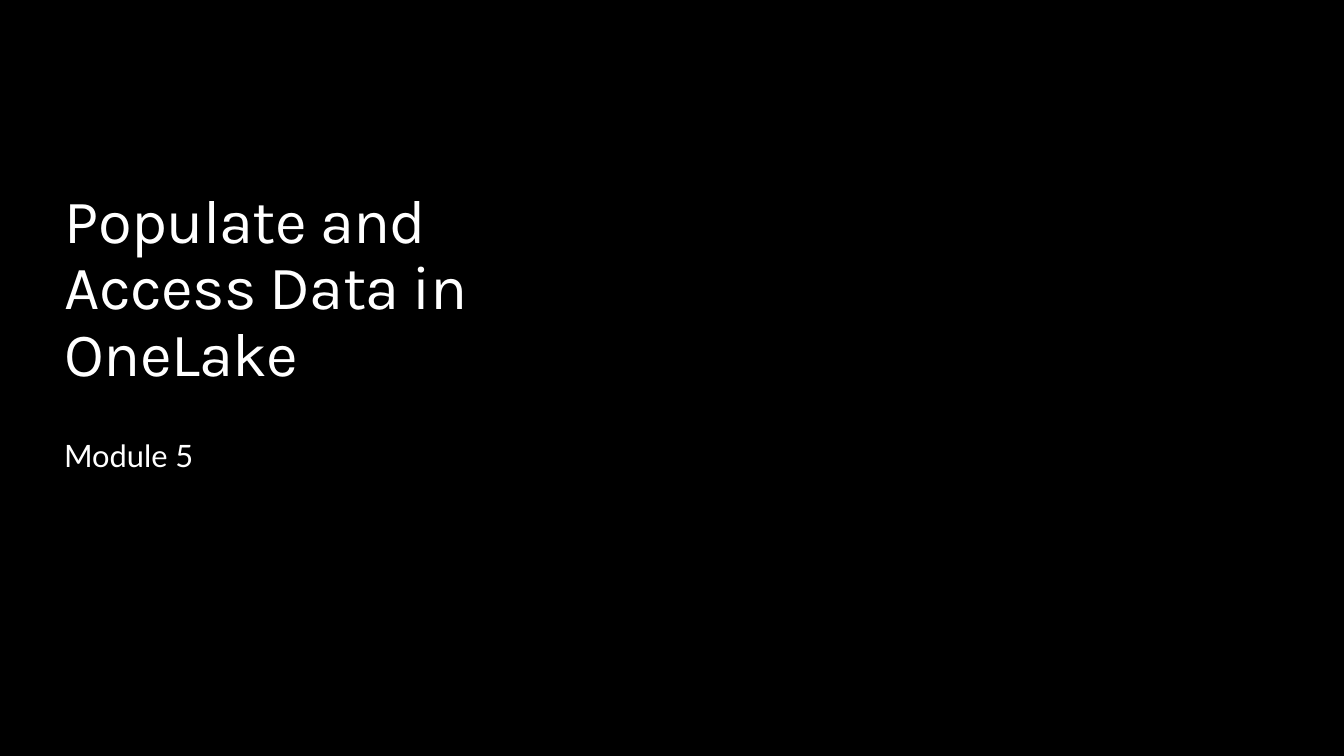
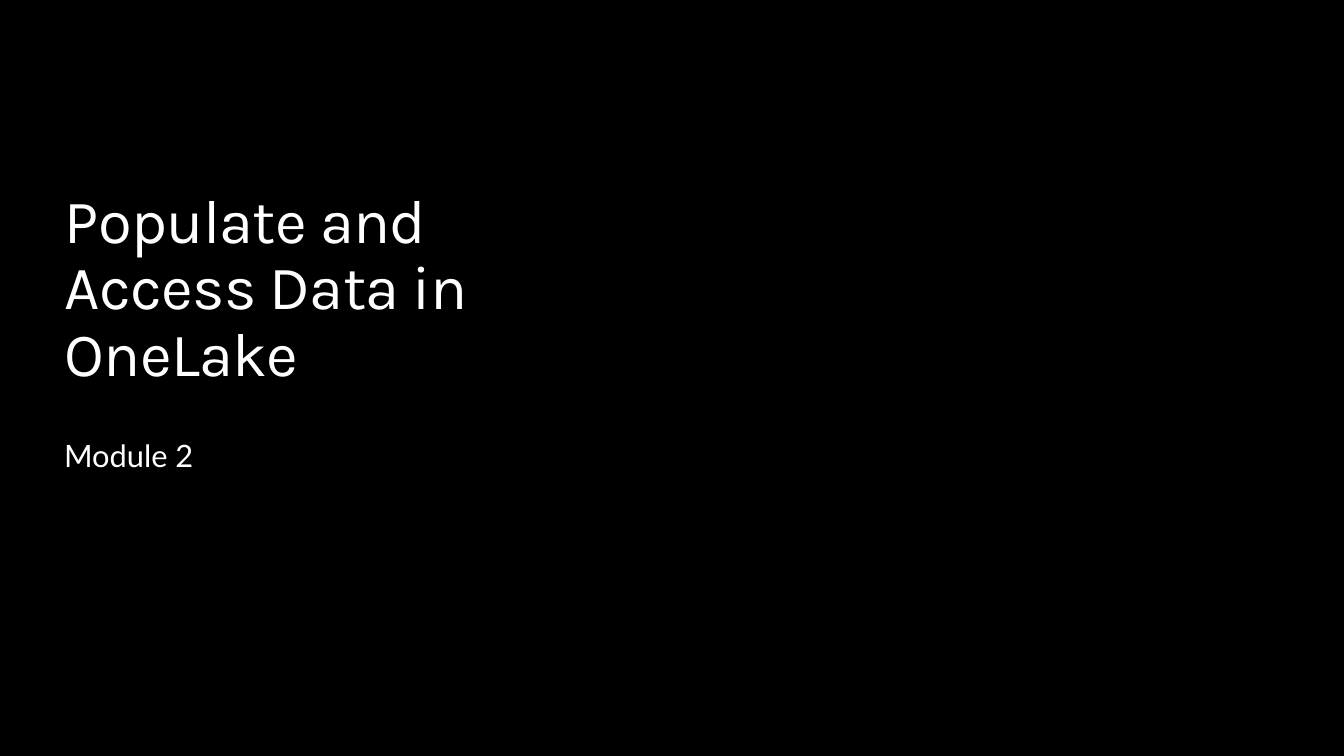
Before and after one commit to opsgility/fabric, a slide deck: slide 1 of slides/Dantoni-Opsgility-MSFabric-Module2 v2.pptx. Drawn at 1344x756 pixels with LibreOffice and Linux fonts; fonts in the diff are those of the drawing; background and template pictures are left out. Boxes give left, top, right and bottom in pixels: in the first picture for what was removed or moved away, otherwise in the second. Text is boxed around its words. In the diff, an @@ line names an element or a change of style, - is before the commit and + after.

```diff
--- a/slides/Dantoni-Opsgility-MSFabric-Module2 v2.pptx
+++ b/slides/Dantoni-Opsgility-MSFabric-Module2 v2.pptx
@@ text at (64, 444, 193, 468): text changed @@
-Module 5
+Module 2
```
Also in this commit, not shown: 8 other files.
